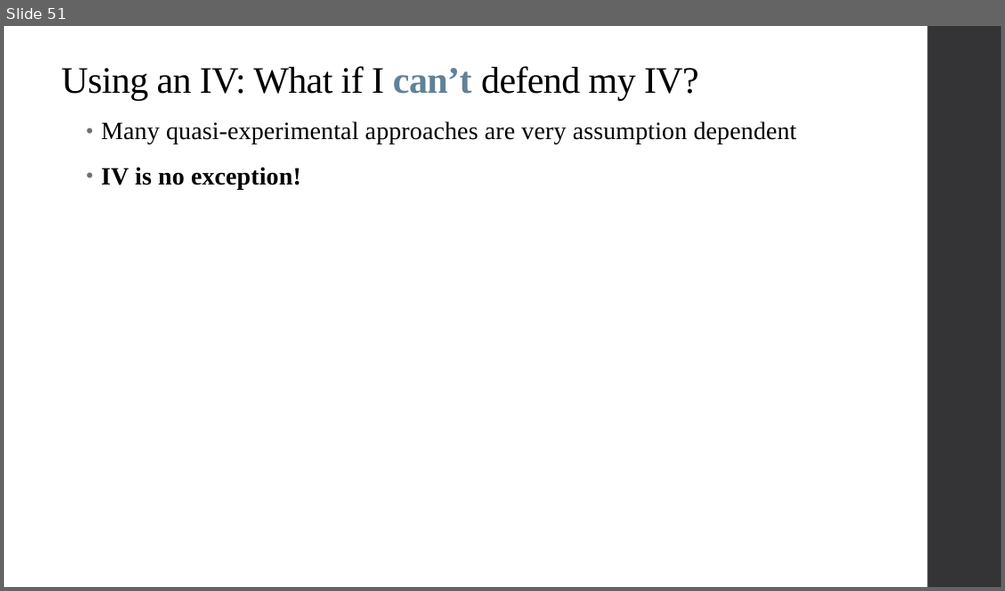
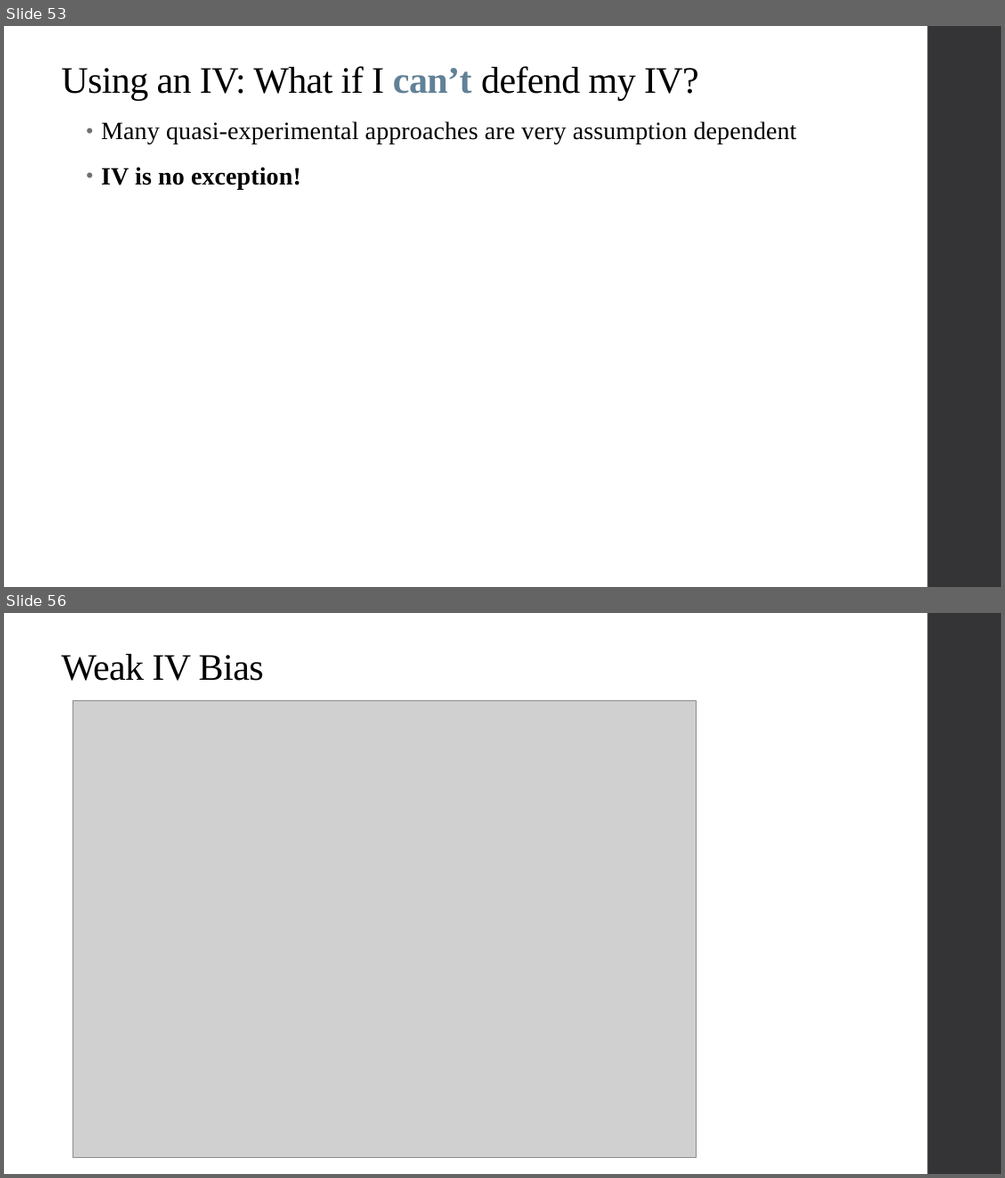
Before and after one commit to qiufei/fork-HAD5744, a slide deck: Lecture06_IV/Lecture6_IVEstimation_2022F.pptx. Shown one above the other, each under a label of ours: slide 51 before the commit, slides 53 and 56 after it; the slides between them are not shown. The pictures are 1005x591 and 1005x1178 pixels, drawn with LibreOffice and Linux fonts; fonts in the diff are those of the drawing; grey boxes stand for pictures. Boxes give left, top, right and bottom in pixels: in the first picture for what was removed or moved away, otherwise in the second. Text is boxed around its words. In the diff, an @@ line names an element or a change of style, - is before the commit and + after.

```diff
--- a/Lecture06_IV/Lecture6_IVEstimation_2022F.pptx
+++ b/Lecture06_IV/Lecture6_IVEstimation_2022F.pptx
@@ slide 56 added at bbox=[4, 613, 1001, 1174], background #FFFFFF; not listed: 1 template element that a slide beside it also shows @@
@@ title added at bbox=[61, 654, 264, 681], 36 pt, text #000000 @@
+Weak IV Bias
@@ picture added at bbox=[73, 700, 696, 1158] @@
@@ what was slide 51 is now slide 53 @@
```
Also in this commit, not shown: 1 slide changed, 4 other slides added, 1 slide removed, 6 other files.
